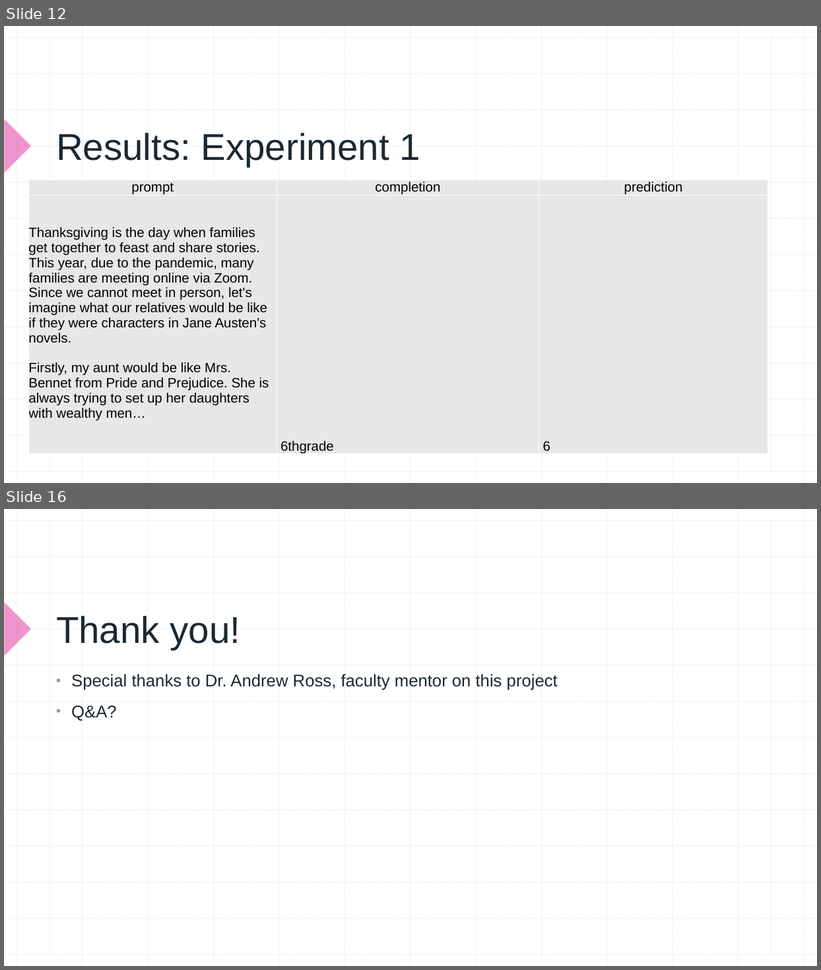
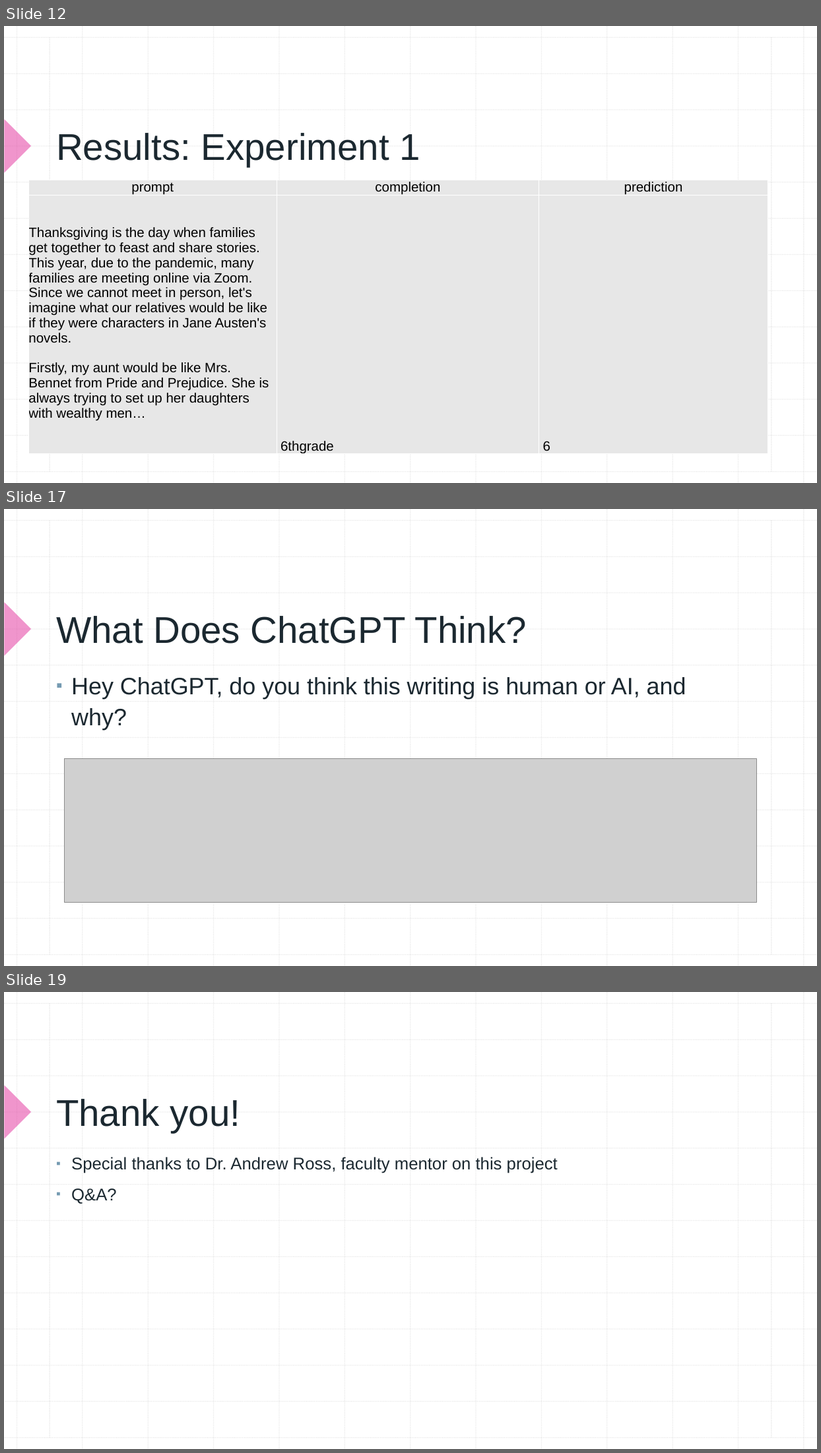
Before and after one commit to aaronomics/grad, a slide deck: AWEISS EMU GRC Presentation.pptx. Shown one above the other, each under a label of ours: slides 12 and 16 before the commit, slides 12, 17 and 19 after it; the slides between them are not shown. The pictures are 821x970 and 821x1453 pixels, drawn with LibreOffice and Linux fonts; fonts in the diff are those of the drawing; grey boxes stand for pictures. Boxes give left, top, right and bottom in pixels: in the first picture for what was removed or moved away, otherwise in the second. Text is boxed around its words. In the diff, an @@ line names an element or a change of style, - is before the commit and + after.

```diff
--- a/AWEISS EMU GRC Presentation.pptx
+++ b/AWEISS EMU GRC Presentation.pptx
@@ slide 17 added at <box>4,509,817,966</box>, background #FFFFFF; not listed: 29 template elements that a slide beside it also shows @@
@@ title added at <box>56,616,527,644</box>, 44 pt, text #1B2830 @@
+What Does ChatGPT Think?
@@ text added at <box>71,677,686,730</box>, 28 pt, text #1B2830 @@
+▪ Hey ChatGPT, do you think this writing is human or AI, and why?
@@ picture added at <box>65,758,757,902</box> @@
@@ what was slide 16 is now slide 19 @@
```
Also in this commit, not shown: 7 slides changed, 4 other slides added, 2 slides removed, 5 other files.
